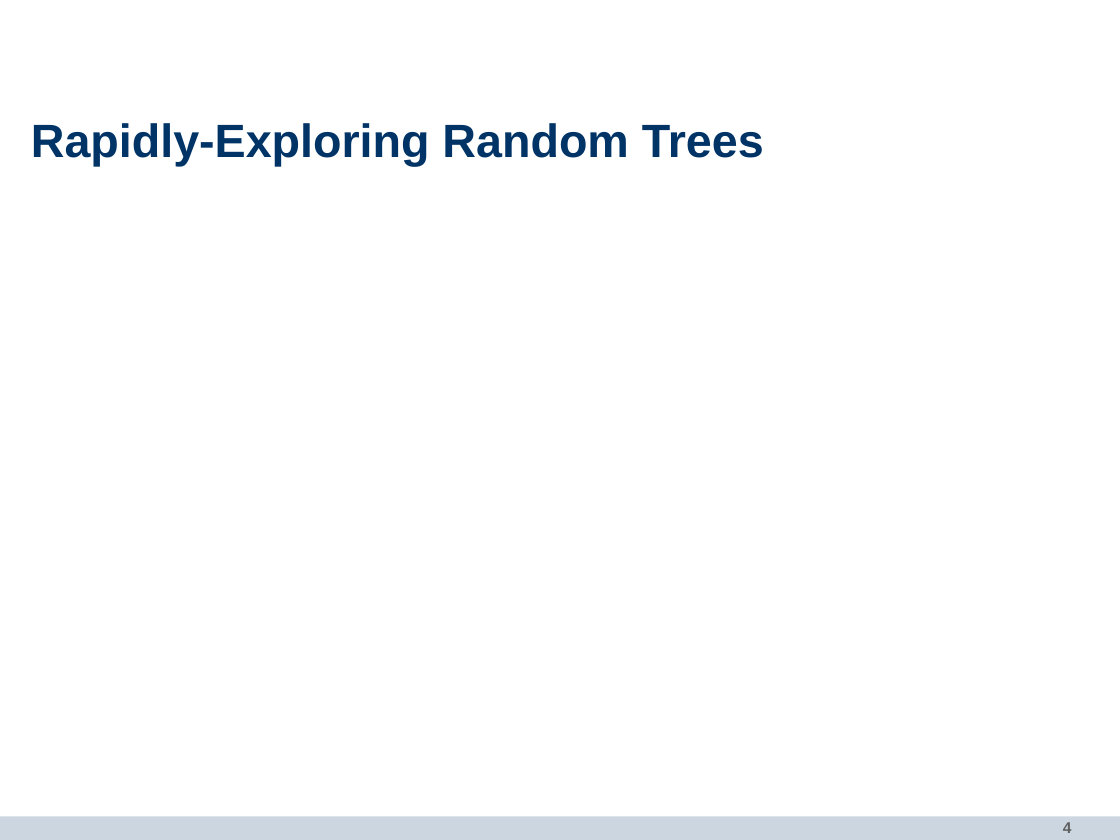
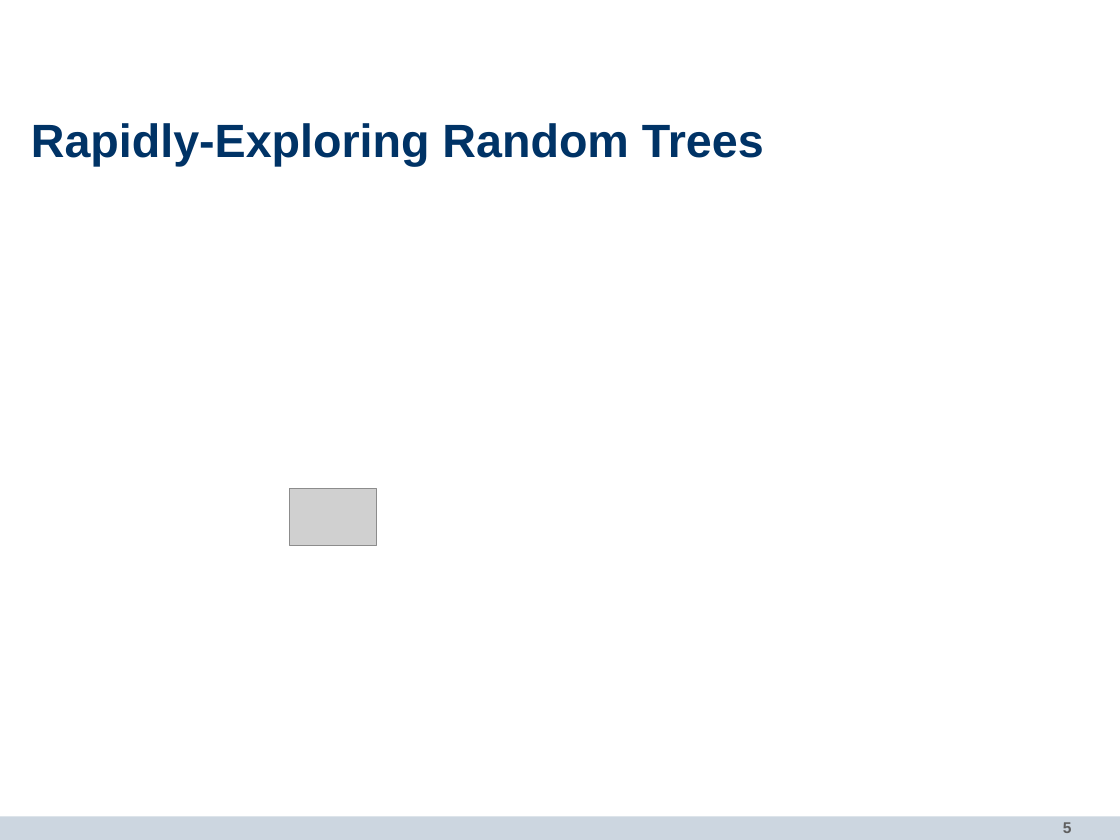
Before and after one commit to bernd96/Bachelorarbeit, a slide deck: slide 5 of Verteidigung/RRT_STAR_Presentation.odp (slide 4 before the commit). Drawn at 1120x840 pixels with LibreOffice and Linux fonts; fonts in the diff are those of the drawing; grey boxes stand for pictures; background and template pictures are left out. Boxes give left, top, right and bottom in pixels: in the first picture for what was removed or moved away, otherwise in the second. Text is boxed around its words. In the diff, an @@ line names an element or a change of style, - is before the commit and + after.

```diff
--- a/Verteidigung/RRT_STAR_Presentation.odp
+++ b/Verteidigung/RRT_STAR_Presentation.odp
@@ picture added at (289,488,376,545) @@
@@ page number at (1063,822,1072,833): text changed @@
-4
+5
```
Also in this commit, not shown: 34 slides added, 27 slides removed, 24 other files.
